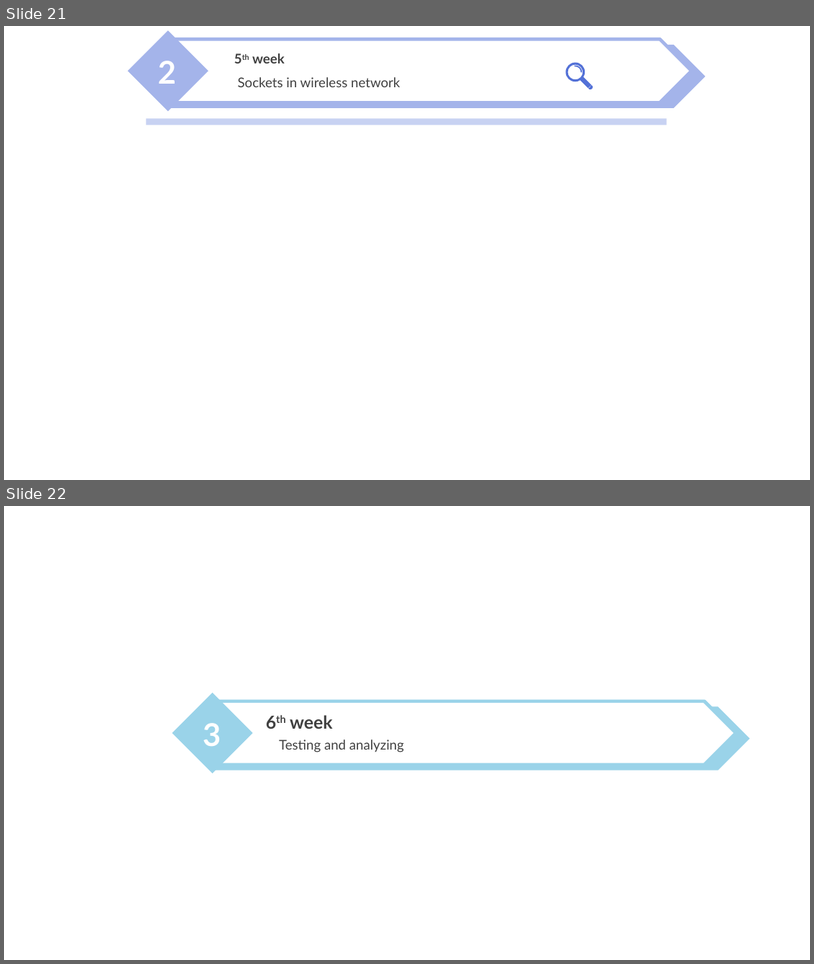
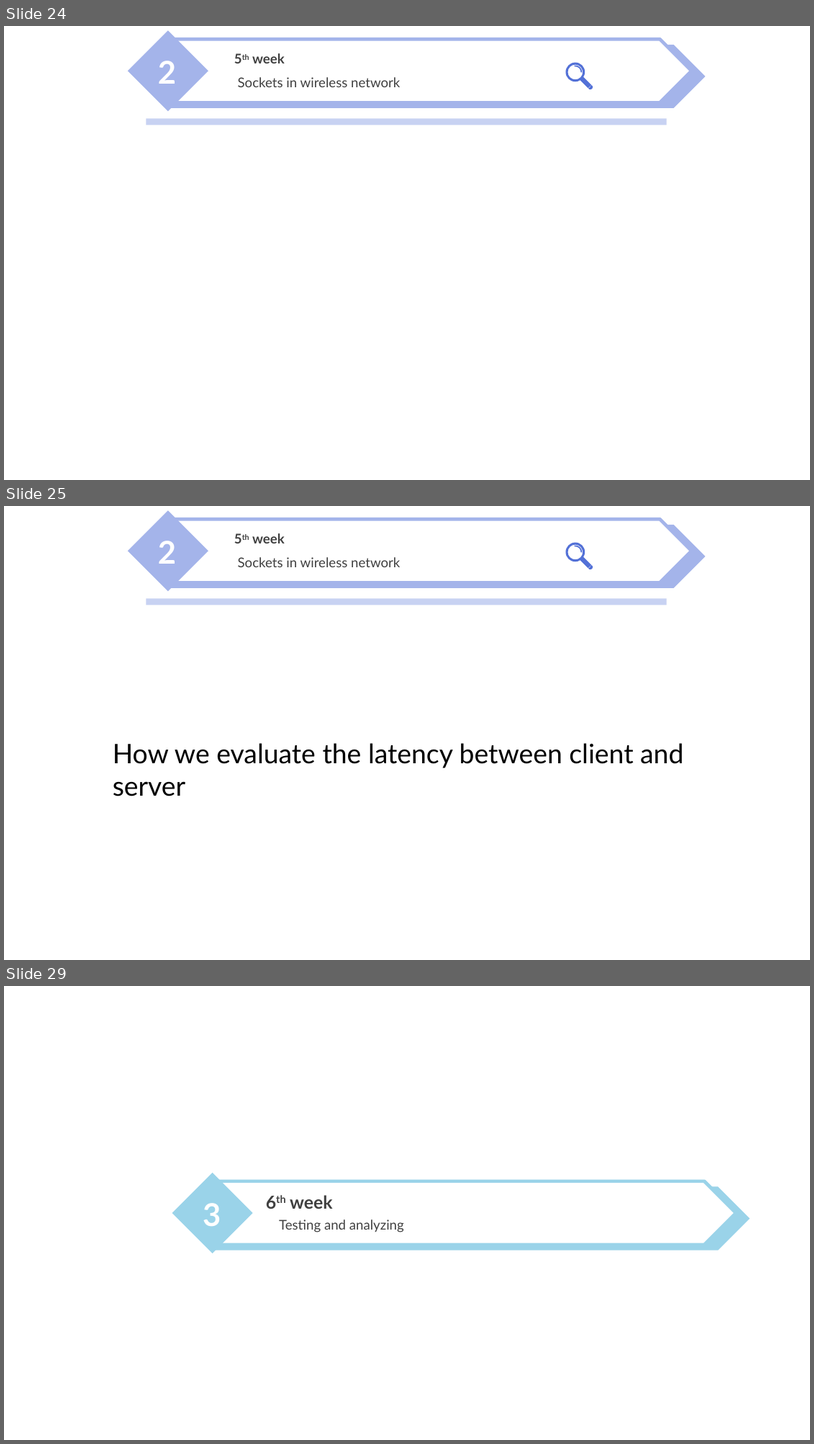
Before and after one commit to nicesick/Prototyping-Delay-Aware-V2X-Safe-Communications, a slide deck: presentation/presentation_2.pptx. Shown one above the other, each under a label of ours: slides 21 and 22 before the commit, slides 24, 25 and 29 after it; the slides between them are not shown. The pictures are 814x964 and 814x1444 pixels, drawn with LibreOffice and Linux fonts; fonts in the diff are those of the drawing; background and template pictures are left out. Boxes give left, top, right and bottom in pixels: in the first picture for what was removed or moved away, otherwise in the second. Text is boxed around its words. In the diff, an @@ line names an element or a change of style, - is before the commit and + after.

```diff
--- a/presentation/presentation_2.pptx
+++ b/presentation/presentation_2.pptx
@@ slide 25 added at (x1=4, y1=506, x2=810, y2=960), background picture (left out) @@
@@ freeform shape added at (x1=566, y1=543, x2=597, y2=574), fill #5371D7 @@
@@ group added at (x1=128, y1=511, x2=705, y2=592): 3 texts, 2 pentagon arrows, 1 diamond @@
+2
+5th week
+Sockets in wireless network
@@ rectangle added at (x1=146, y1=599, x2=667, y2=605), fill #C8D2F2 @@
@@ text added at (x1=113, y1=743, x2=684, y2=796), 24 pt, text #000000 @@
+How we evaluate the latency between client and server
@@ what was slide 21 is now slide 24 @@
@@ what was slide 22 is now slide 29 @@
```
Also in this commit, not shown: 1 slide changed, 6 other slides added, 3 other files.
